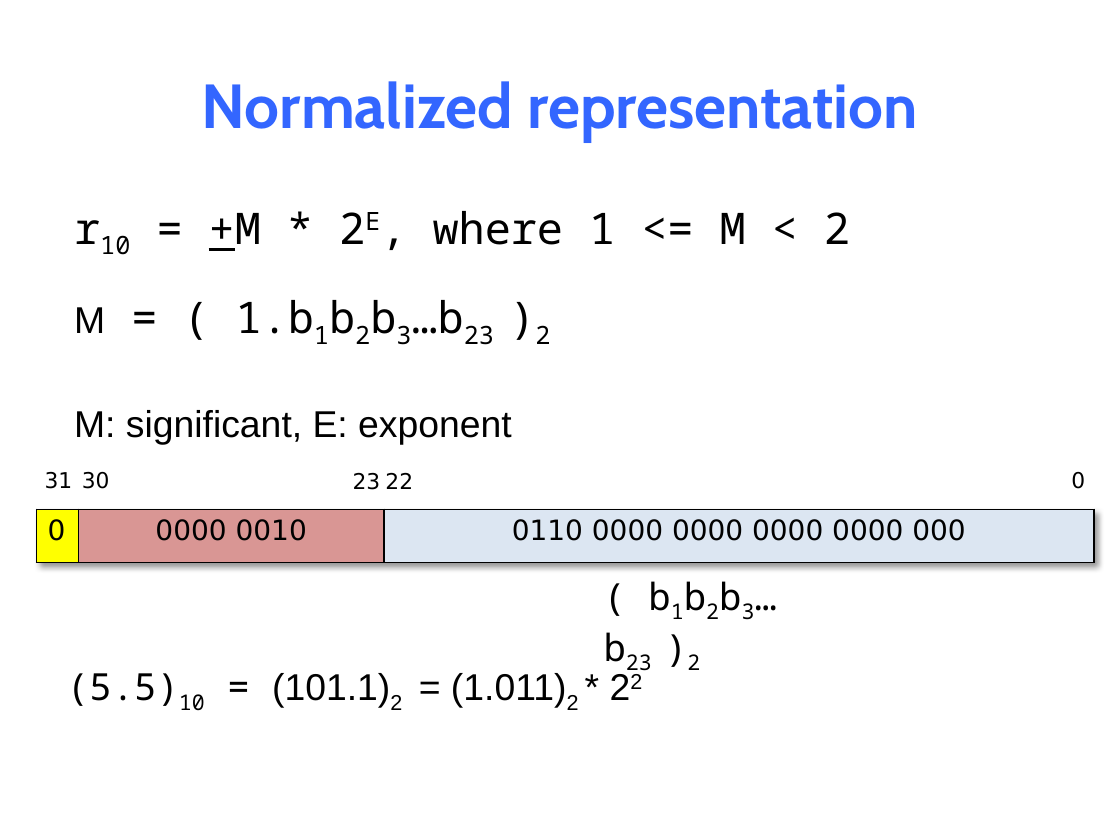
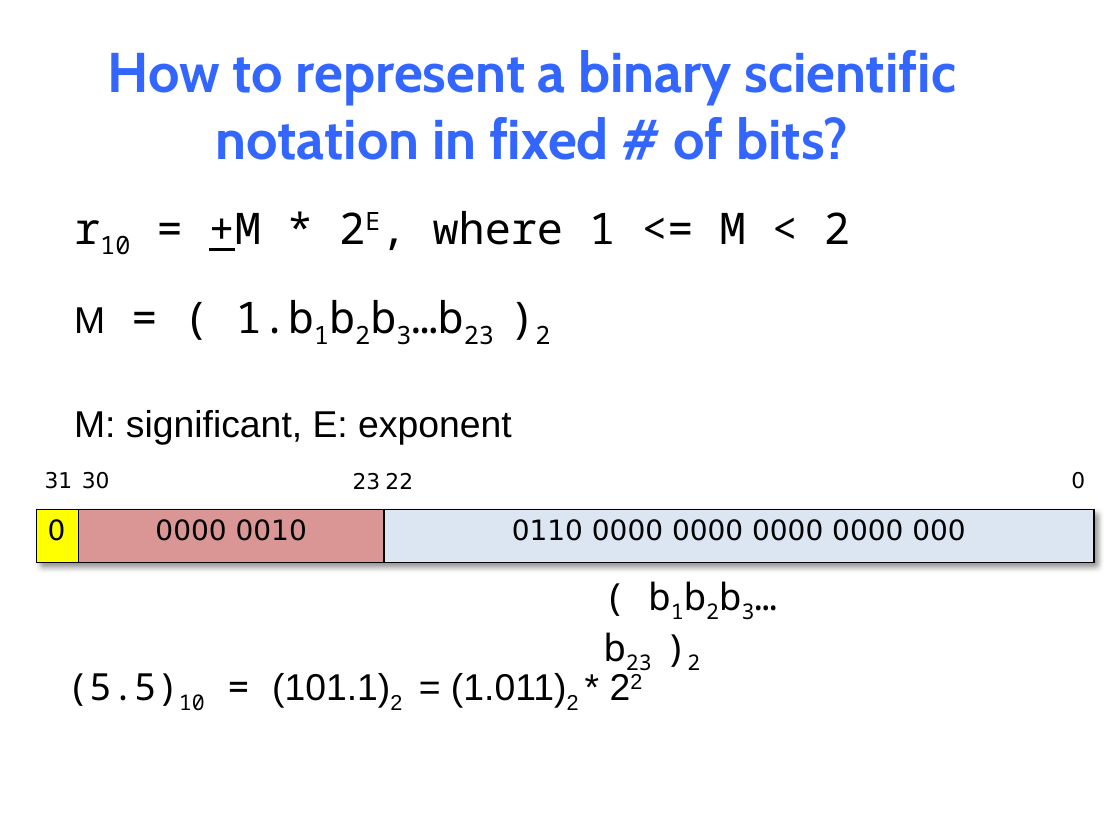
Before and after one commit to NYU-CSO/nyu-cso.github.io, a slide deck: slide 25 of notes/03-floats.pptx (slide 28 before the commit). Drawn at 1120x840 pixels with LibreOffice and Linux fonts; fonts in the diff are those of the drawing. Boxes give left, top, right and bottom in pixels: in the first picture for what was removed or moved away, otherwise in the second. Text is boxed around its words. In the diff, an @@ line names an element or a change of style, - is before the commit and + after.

```diff
--- a/notes/03-floats.pptx
+++ b/notes/03-floats.pptx
@@ title at (108, 50, 956, 160): text changed; size 40 to 36 pt @@
-Normalized representation
+How to represent a binary scientific notation in fixed # of bits?
```
Also in this commit, not shown: 34 other slides changed, 3 slides removed, 1 other file.
